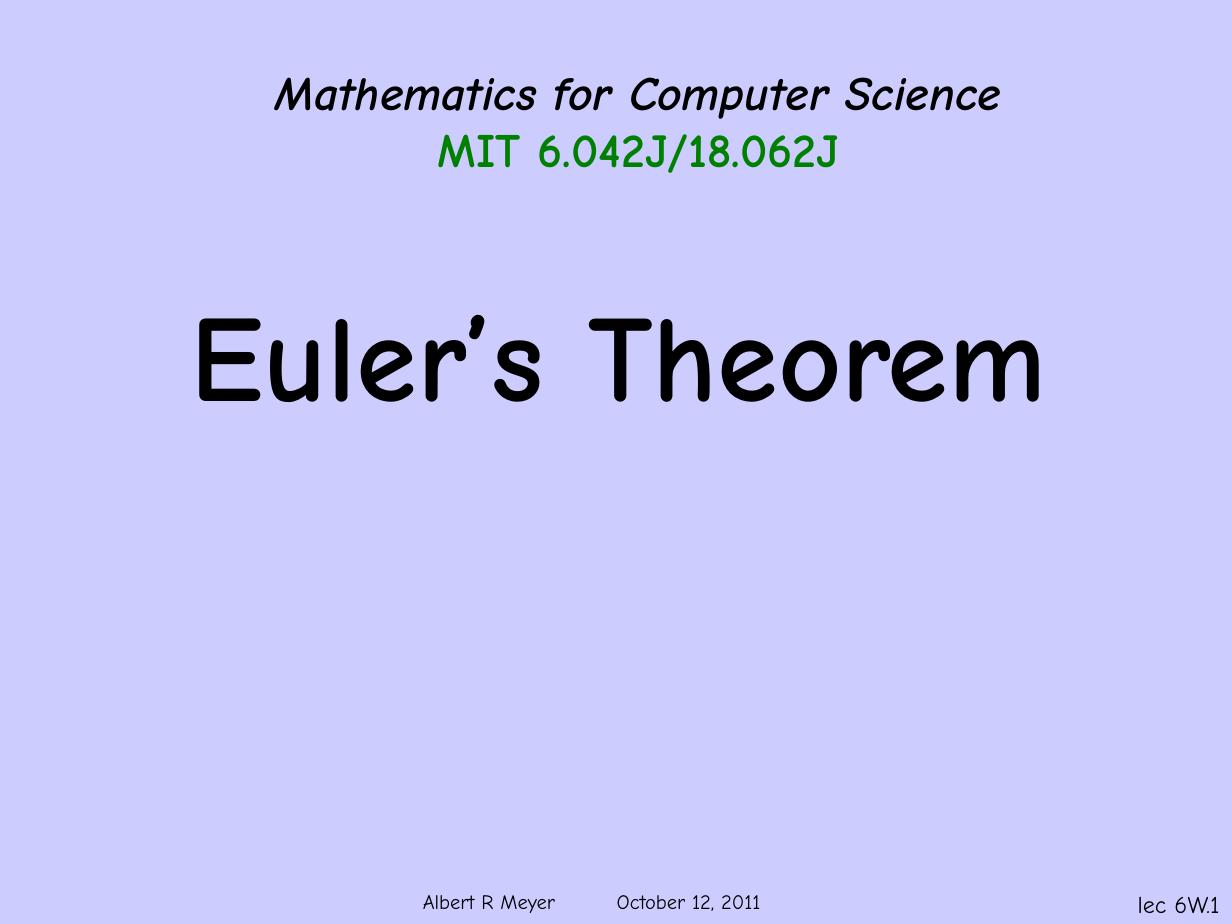
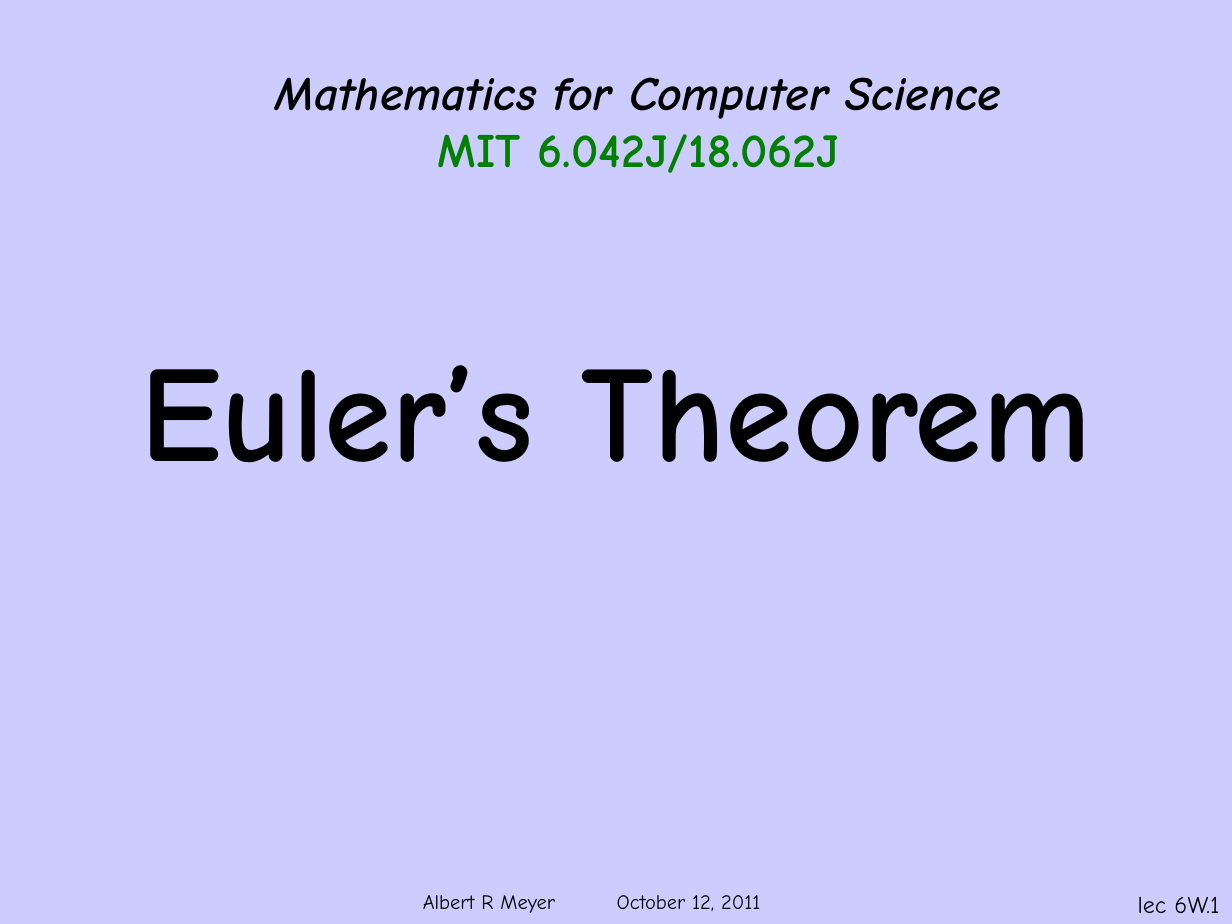
Before and after one commit to armeyer/mcs_web, a slide deck: slide 1 of fall11/slidesF11/slides6w.pptx. Drawn at 1232x924 pixels with LibreOffice and Linux fonts; fonts in the diff are those of the drawing; background and template pictures are left out. Boxes give left, top, right and bottom in pixels: in the first picture for what was removed or moved away, otherwise in the second. Text is boxed around its words. In the diff, an @@ line names an element or a change of style, - is before the commit and + after.

```diff
--- a/fall11/slidesF11/slides6w.pptx
+++ b/fall11/slidesF11/slides6w.pptx
@@ subtitle "Euler’s Theorem": place and size @@
-subtitle "Euler’s Theorem" at (191, 314, 1046, 402)
+subtitle "Euler’s Theorem" at (140, 365, 1091, 463)
@@ subtitle "Euler’s Theorem" at (140, 365, 1091, 463): size 72 to 80 pt; more space between paragraphs @@
```
Also in this commit, not shown: 1 other slide changed, 8 slides removed, 1 other file.
